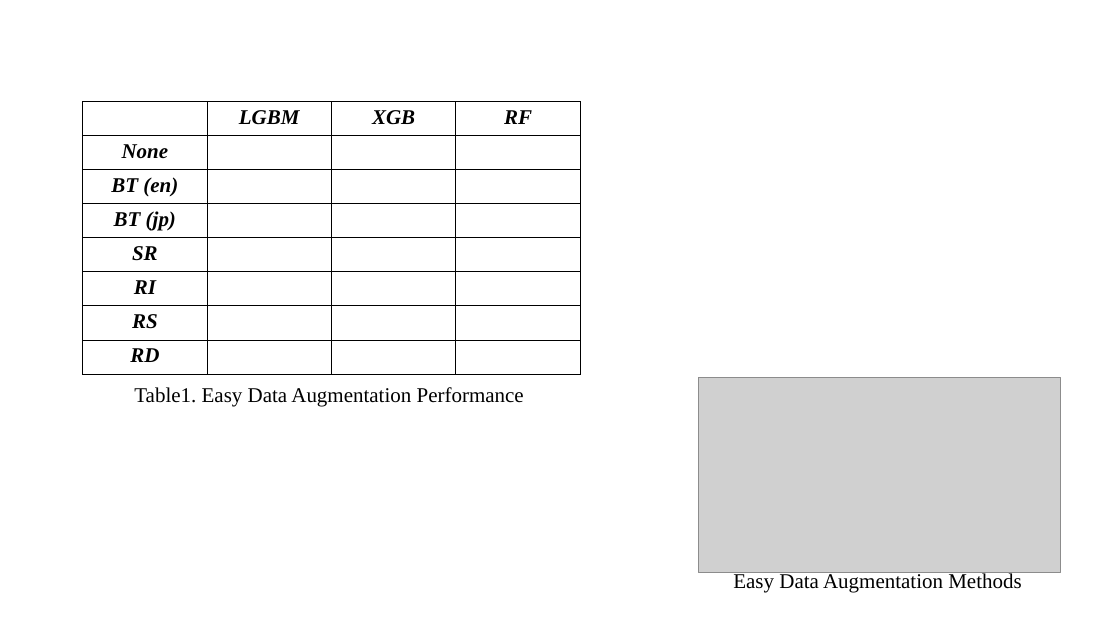
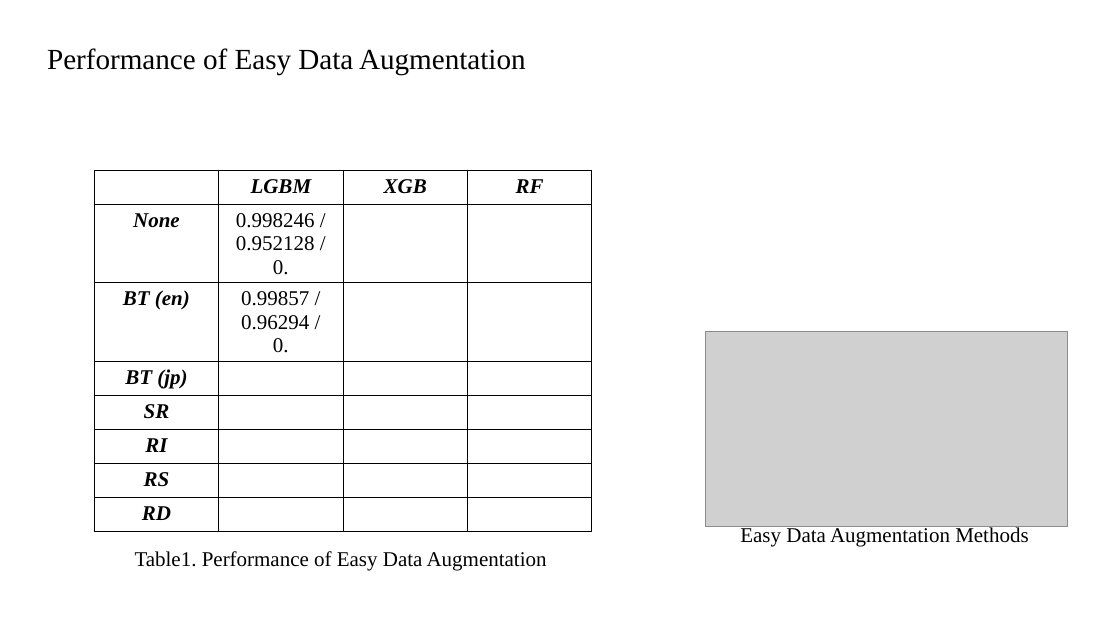
Before and after one commit to BOAZ-ADV/phishing-bum, a slide deck: slide 1 of result/diagram.pptx. Drawn at 1120x630 pixels with LibreOffice and Linux fonts; fonts in the diff are those of the drawing; grey boxes stand for pictures. Boxes give left, top, right and bottom in pixels: in the first picture for what was removed or moved away, otherwise in the second. Text is boxed around its words. In the diff, an @@ line names an element or a change of style, - is before the commit and + after.

```diff
--- a/result/diagram.pptx
+++ b/result/diagram.pptx
@@ text added at (47, 48, 526, 75), 25 pt, text #000000 @@
+Performance of Easy Data Augmentation
@@ table at (94, 171, 592, 543) @@
-row 2, column 2: 
+row 2, column 2: 0.998246 / / 0.952128 / / 0.
-row 3, column 2: 
+row 3, column 2: 0.99857 / / 0.96294 / / 0.
@@ table: place and size @@
-table at (82, 102, 580, 374)
+table at (94, 171, 592, 543)
@@ picture: place and size @@
-picture at (698, 377, 1060, 573)
+picture at (706, 331, 1068, 527)
@@ text "Easy Data Augmentation Methods": place and size @@
-text "Easy Data Augmentation Methods" at (733, 572, 1021, 593)
+text "Easy Data Augmentation Methods" at (740, 526, 1028, 547)
@@ text at (135, 551, 547, 571): text changed @@
-Table1. Easy Data Augmentation Performance
+Table1. Performance of Easy Data Augmentation
```
Also in this commit, not shown: 3 slides added, 16 other files.
